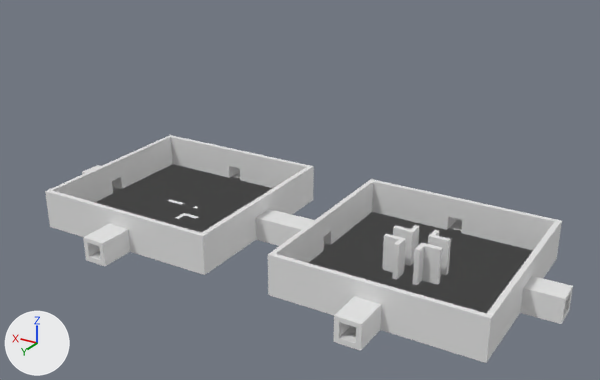
The Blender file Assets/Blender Files/Levels/Level 1/Layout.blend as it was, and as the next commit left it.
Rendered twice from a 50 mm camera at (-50.7, 127.0, 74.1) aimed at (24.6, 1.5, 11.3). The axes (+X, +Y, +Z) are drawn at lower left. The lights are the same throughout.

In view in the first picture: 'Unit 0 0 ', 'Unit 1 0'.
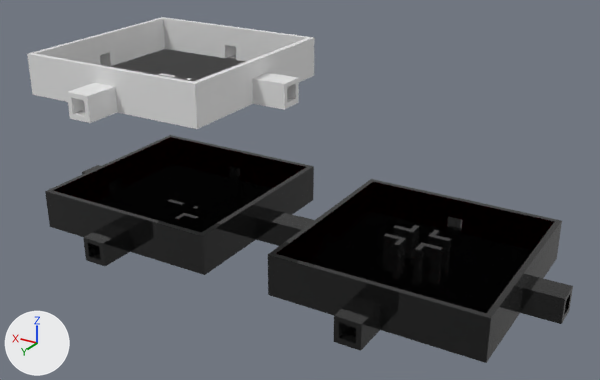
What differs and where, as boxes [x1, y1, x2, y2] in the pictures (600 x 380 px):
'Base', shown
    after: [27, 17, 315, 129]
part 1 of me_plane, recoloured (grey to black)
    both: [268, 179, 573, 363]
part 2 of me_plane, recoloured (grey to black)
    both: [276, 182, 555, 263]
part 3 of me_plane_001, recoloured (grey to black)
    both: [45, 135, 314, 275]
part 4 of me_plane_001, recoloured (grey to black)
    both: [52, 137, 306, 202]

Patch to the scene script:
```diff
--- a/Assets/Blender Files/Levels/Level 1/Layout.blend.py
+++ b/Assets/Blender Files/Levels/Level 1/Layout.blend.py
@@ mat_floor @@
+mat_floor = principled_material('Floor')
+mat_floor.base_color = (0.0, 0.0, 0.0)  # black #000000
+mat_floor.roughness = 0.0
+mat_floor.specular_ior_level = 0.654
+mat_floor.coat_weight = 0.25
+mat_floor.coat_roughness = 1.0
+mat_floor.sheen_weight = 0.0289
@@ mat_wall @@
+mat_wall = principled_material('Wall')
+mat_wall.base_color = (1.0, 0.0, 0.0134)  # red #ff001f
+mat_wall.metallic = 1.0
+mat_wall.roughness = 0.0
@@ me_plane @@
 me_plane.from_pydata(...)  # 625 vertices, 635 faces; spans x -1.35..1.35, y -1.35..1.35, z -0.05..0.35
 # used by ob_unit_0_0; location = (0.0, 0.0, 0.0); scale = (20.0, 20.0, 20.0)
+# me_plane part 1: 583 of the faces centred in x -1.35..1.35, y -1.35..1.35, z -0.05..0.35 switch from no material to mat_floor (black #000000)
+# me_plane part 2: 52 of the faces centred in x -0.95..0.95, y -0.95..0.95, z 0.07..0.25 switch from no material to mat_wall (red #ff001f)
@@ me_plane_001 @@
 me_plane_001.from_pydata(...)  # 586 vertices, 585 faces; spans x -1.35..1.35, y -1.35..1.35, z -0.05..0.35
 # used by ob_unit_1_0; location = (54.0, 0.0, 0.0); scale = (20.0, 20.0, 20.0)
+# me_plane_001 part 3: 534 of the faces centred in x -1.35..1.35, y -1.35..1.35, z -0.05..0.35 switch from no material to mat_floor (black #000000)
+# me_plane_001 part 4: 51 of the faces centred in x -0.95..0.95, y -0.95..0.95, z 0.07..0.25 switch from no material to mat_wall (red #ff001f)
@@ ob_base @@
 ob_base.scale = (20.0, 20.0, 20.0)
-ob_base.hide_set(True)
```
